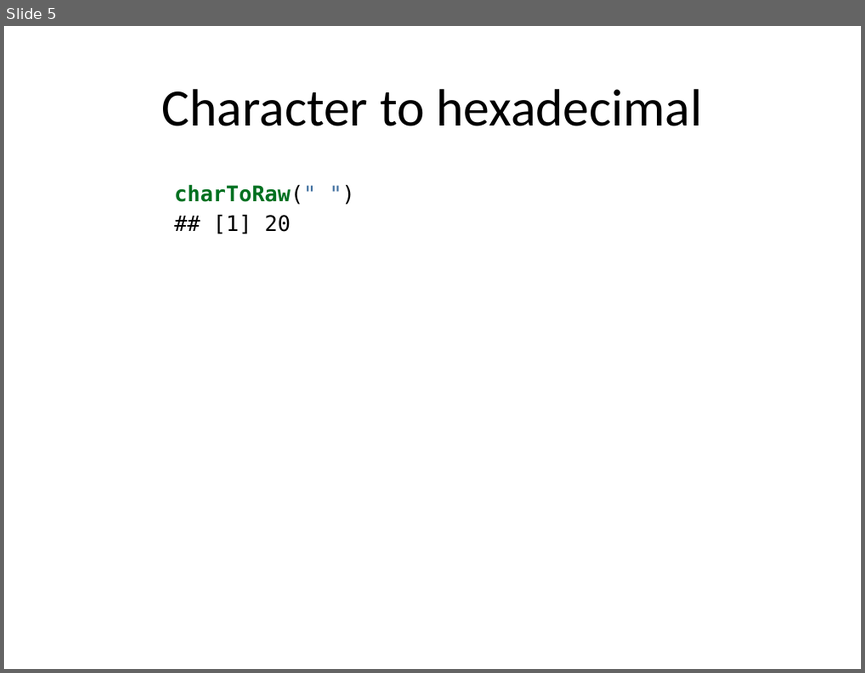
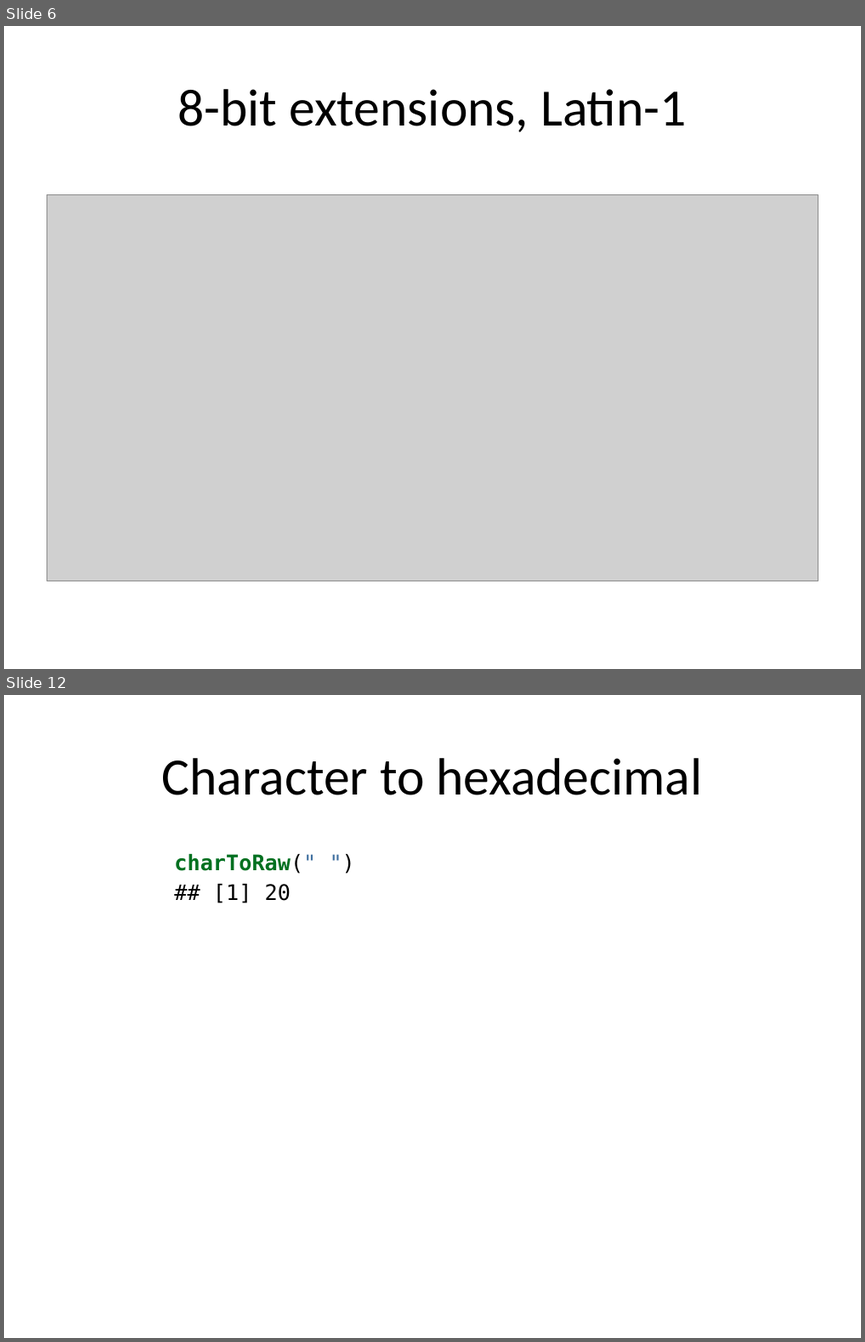
Before and after one commit to pmean/oddball-characters, a slide deck: results/oddball-characters.pptx. Shown one above the other, each under a label of ours: slide 5 before the commit, slides 6 and 12 after it; the slides between them are not shown. The pictures are 865x673 and 865x1342 pixels, drawn with LibreOffice and Linux fonts; fonts in the diff are those of the drawing; grey boxes stand for pictures. Boxes give left, top, right and bottom in pixels: in the first picture for what was removed or moved away, otherwise in the second. Text is boxed around its words. In the diff, an @@ line names an element or a change of style, - is before the commit and + after.

```diff
--- a/results/oddball-characters.pptx
+++ b/results/oddball-characters.pptx
@@ slide 6 added at (4,26,861,669), background #FFFFFF @@
@@ title added at (177,89,686,132), 44 pt, text #000000 @@
+8-bit extensions, Latin-1
@@ picture added at (46,195,818,580) @@
@@ what was slide 5 is now slide 12 @@
```
Also in this commit, not shown: 2 slides changed, 16 other slides added, 9 other files.
